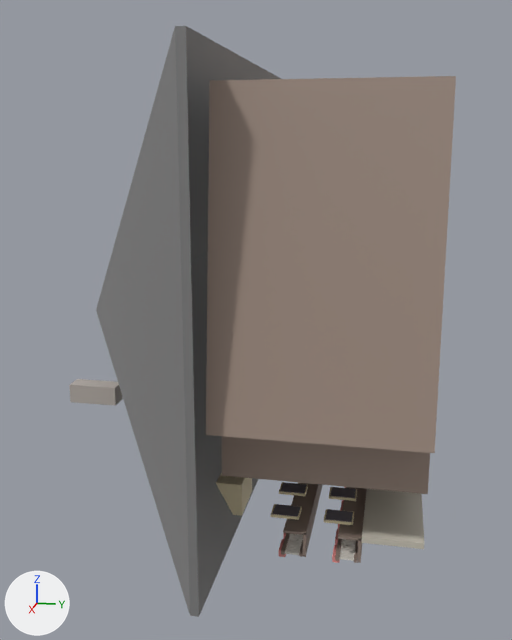
A saved change to the glTF model modelle/hofgut_sternen/hofgut_tex.glb.
Camera for both pictures: a 50 mm lens placed at (77.6, -1.8, 19.9), pointed at (27.0, -11.9, 7.2). Every picture has the same lights, and +X, +Y and +Z are marked at lower left. The older version comes first.

The scene before the commit, as lines of its bpy script (objects in view):
```python
ob_balkone = bpy.data.objects.new('balkone', me_balkone)
ob_balkone.location = (0.0, 0.0, 0.0)
ob_baluster = bpy.data.objects.new('baluster', me_baluster)
ob_baluster.location = (0.0, 0.0, 0.0)
ob_blumen = bpy.data.objects.new('blumen', me_blumen)
ob_blumen.location = (0.0, 0.0, 0.0)
ob_daecher = bpy.data.objects.new('daecher', me_daecher)
ob_daecher.location = (0.0, 0.0, 0.0)
ob_eg_stein = bpy.data.objects.new('eg_stein', me_eg_stein)
ob_eg_stein.location = (0.0, 0.0, 0.0)
ob_fenster = bpy.data.objects.new('fenster', me_fenster)
ob_fenster.location = (0.0, 0.0, 0.0)
ob_fensterrahmen = bpy.data.objects.new('fensterrahmen', me_fensterrahmen)
ob_fensterrahmen.location = (0.0, 0.0, 0.0)
ob_kamine = bpy.data.objects.new('kamine', me_kamine)
ob_kamine.location = (0.0, 0.0, 0.0)
# also in view: 'waende' at (25.3, -4.7, 12.0)
```
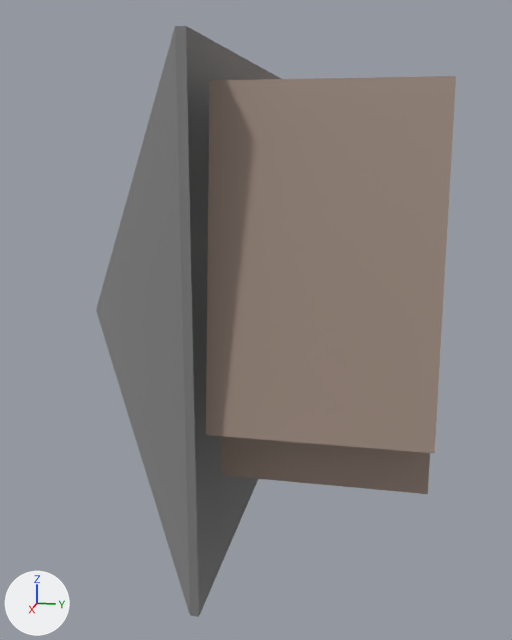
Pixel boxes [x1, y1, x2, y2] of what changed, in the pictures (512 x 640 px):
'eg_stein', deleted: before [362, 489, 424, 549]
'balkone', deleted: before [281, 482, 367, 563]
'fensterrahmen', deleted (brown): before [216, 473, 357, 525]
'kamine', deleted: before [69, 379, 123, 406]
'fenster', deleted: before [273, 483, 356, 522]
'baluster', deleted: before [285, 534, 356, 561]
'blumen', deleted (mostly hidden): before [279, 487, 346, 563]

The change, as a list of edits to the scene's bpy script:
```text
Remove ob_fensterrahmen:
    ob_fensterrahmen = bpy.data.objects.new('fensterrahmen', me_fensterrahmen)
    ob_fensterrahmen.location = (0.0, 0.0, 0.0)
Remove ob_fenster:
    ob_fenster = bpy.data.objects.new('fenster', me_fenster)
    ob_fenster.location = (0.0, 0.0, 0.0)
Remove ob_blumen:
    ob_blumen = bpy.data.objects.new('blumen', me_blumen)
    ob_blumen.location = (0.0, 0.0, 0.0)
Remove ob_baluster:
    ob_baluster = bpy.data.objects.new('baluster', me_baluster)
    ob_baluster.location = (0.0, 0.0, 0.0)
Remove ob_balkone:
    ob_balkone = bpy.data.objects.new('balkone', me_balkone)
    ob_balkone.location = (0.0, 0.0, 0.0)
Remove ob_eg_stein:
    ob_eg_stein = bpy.data.objects.new('eg_stein', me_eg_stein)
    ob_eg_stein.location = (0.0, 0.0, 0.0)
Remove ob_kamine:
    ob_kamine = bpy.data.objects.new('kamine', me_kamine)
    ob_kamine.location = (0.0, 0.0, 0.0)
```
